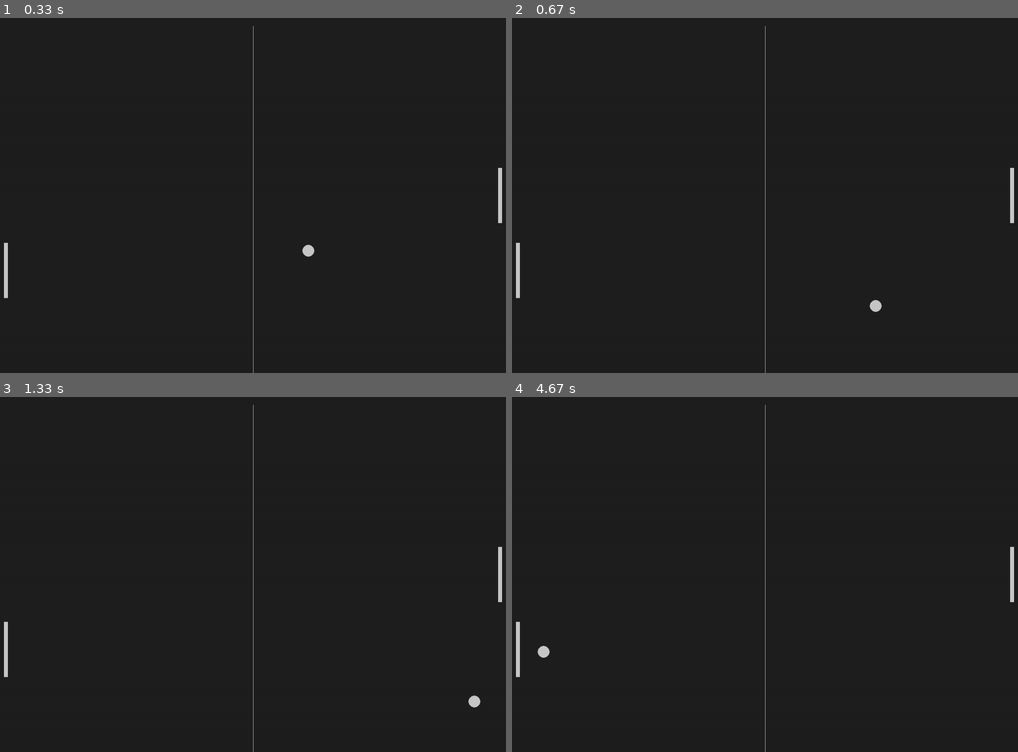
Above: before the commit, frames 1-4 (two rows, left to right).
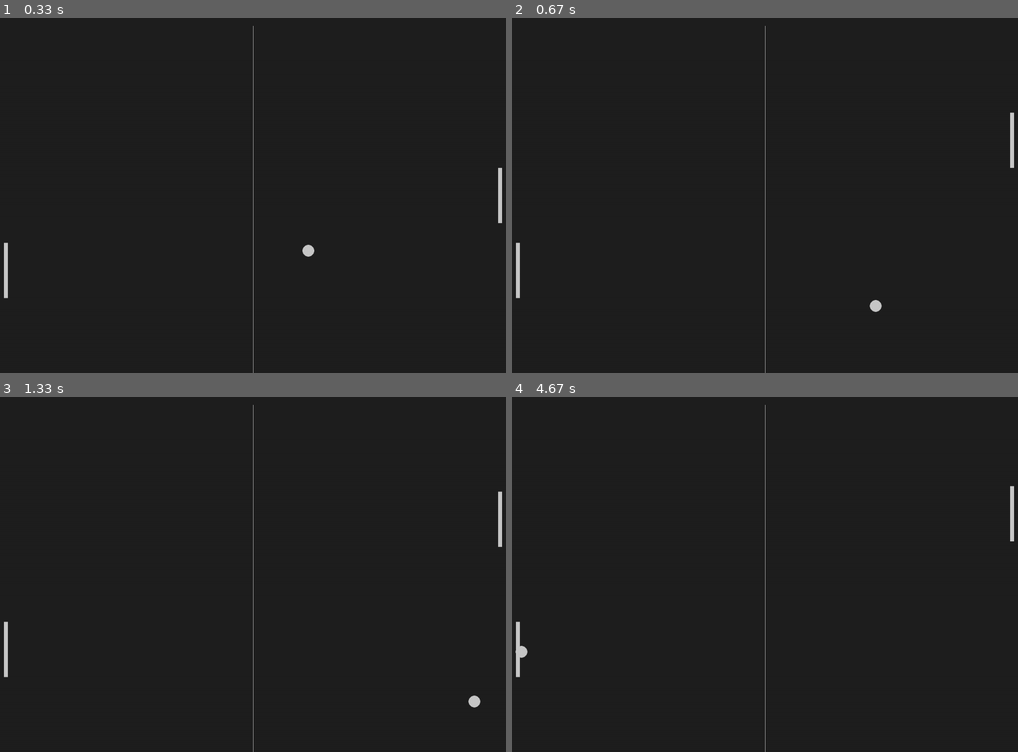
Above: after the commit, the same moments.

Repository: Thoreuxyohan/Pygame---Pong
Game: pygame game, started from setup.py
Two runs of this game, one before a commit and one after it. Both use one fixed random seed, a clock stepped at 60 frames per second and the inputs below.
Inputs:
- Up to frame 1 (0.33 s): no input
- Up to frame 2 (0.67 s): hold Up from 0.33 s (still down)
- Up to frame 3 (1.33 s): release Up at 0.8 s; hold Down 0.83-1.13 s; hold Up from 1.17 s (still down)
- Up to frame 4 (4.67 s): release Up at 1.53 s; hold Down 1.57-1.93 s; hold Up 1.97-2.27 s; hold Down 2.3-2.6 s; hold Up 2.63-3 s; hold Down 3.03-3.4 s; hold Up 3.43-3.73 s; hold Down 3.77-4.07 s; hold Up 4.1-4.47 s; hold Down from 4.5 s (still down)

Frame 1 is identical in both runs. In frame 2, 0.2% of the frame differs, in the area x 98-100%, y 26-58%; in frame 3, 0.2%; in frame 4, 0.4%, in the area x 0-100%, y 25-74%.

Commit message:
Player mouvement + stabilisation des collisions avec la balle

Diff:
--- a/setup.py
+++ b/setup.py
@@ -1,4 +1,26 @@
 import pygame, sys
+
+def ball_animation():
+    global ball_speed_x,ball_speed_y
+    #Speed of the ball
+    ball.x += ball_speed_x
+    ball.y += ball_speed_y
+
+    if ball.top <= 0 or ball.bottom >= screen_height:
+        ball_speed_y *=-1
+    if ball.left <= 0 or ball.right >= screen_width:
+        ball_speed_x *= -1
+
+    if ball.colliderect(player) or ball.colliderect(opponent):
+        ball_speed_x *= -1
+
+def player_animation():
+    global player_speed
+    player.y += player_speed
+    if player.top <= 0:
+        player.top = 0
+    if player.bottom >= screen_height:
+        player.bottom = screen_height
 
 #General Setup
 pygame.init()
@@ -20,8 +42,8 @@
 
 ball_speed_x = 7
 ball_speed_y = 7
-
-
+player_speed = 0
+opponent_speed = 0
 
 while True:
     #Handling input
@@ -29,15 +51,19 @@
         if event.type == pygame.QUIT:
             pygame.quit()
             sys.exit()
+        if event.type == pygame.KEYDOWN:
+            if event.key == pygame.K_DOWN:
+                player_speed += 7
+            if event.key == pygame.K_UP:
+                player_speed -= 7
+        if event.type == pygame.KEYUP:
+            if event.key == pygame.K_DOWN:
+                player_speed -= 7
+            if event.key == pygame.K_UP:
+                player_speed += 7
 
-    #Speed of the ball
-    ball.x += ball_speed_x
-    ball.y += ball_speed_y
-
-    if ball.top <= 0 or ball.bottom >= screen_height:
-        ball_speed_y *=-1
-    if ball.left <= 0 or ball.right >= screen_width:
-        ball_speed_x *= -1
+    ball_animation()
+    player_animation()
 
     #Visual of the game
     screen.fill(bg_color)
